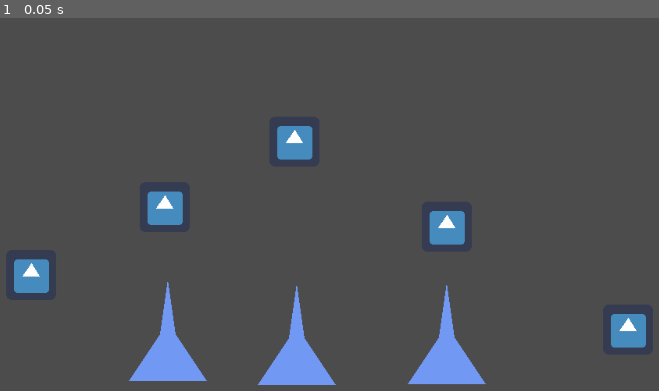
Above: before the commit, frame 1.
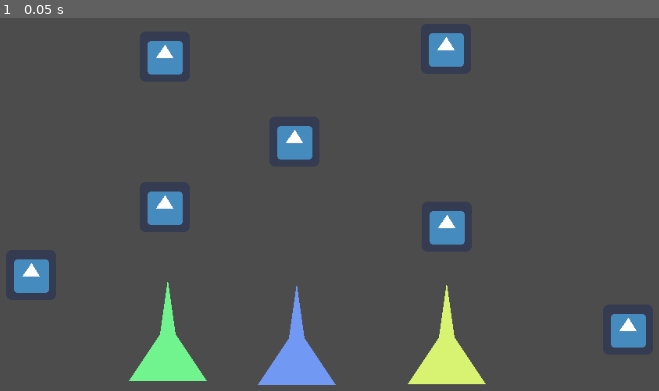
Above: after the commit, the same moment.

Repository: outerspace-probes/vcstest
Game: Godot game, scene res://Main.tscn
The game is run twice, just before and just after one commit, with the same random seed, the same clock (stepped at 60 frames per second) and the same inputs. The engine's default icon, where the game draws it, is replaced by a stand-in: a white triangle on a blue panel in a dark square.
Inputs:
- Up to frame 1 (0.05 s): no input

The runs differ from the first frame. In frame 1, 3.1% of the frame differs, in the area x 19-74%, y 4-99%.

Commit message:
level expansion

Diff:
--- a/Main.tscn
+++ b/Main.tscn
@@ -24,9 +24,17 @@
 position = Vector2( 641, 338 )
 texture = ExtResource( 1 )
 
+[node name="Player6" type="Sprite" parent="."]
+position = Vector2( 640, 110 )
+texture = ExtResource( 1 )
+
+[node name="Player7" type="Sprite" parent="."]
+position = Vector2( 280, 120 )
+texture = ExtResource( 1 )
+
 [node name="Polygon2D" type="Polygon2D" parent="."]
 position = Vector2( 284, 466 )
-color = Color( 0.447059, 0.6, 0.956863, 1 )
+color = Color( 0.447059, 0.956863, 0.560784, 1 )
 polygon = PoolVector2Array( -50, 70, 50, 70, 10, 10, 0, -60, -10, 10 )
 
 [node name="Polygon2D2" type="Polygon2D" parent="."]
@@ -36,5 +44,5 @@
 
 [node name="Polygon2D3" type="Polygon2D" parent="."]
 position = Vector2( 641, 470 )
-color = Color( 0.447059, 0.6, 0.956863, 1 )
+color = Color( 0.847059, 0.956863, 0.447059, 1 )
 polygon = PoolVector2Array( -50, 70, 50, 70, 10, 10, 0, -60, -10, 10 )
